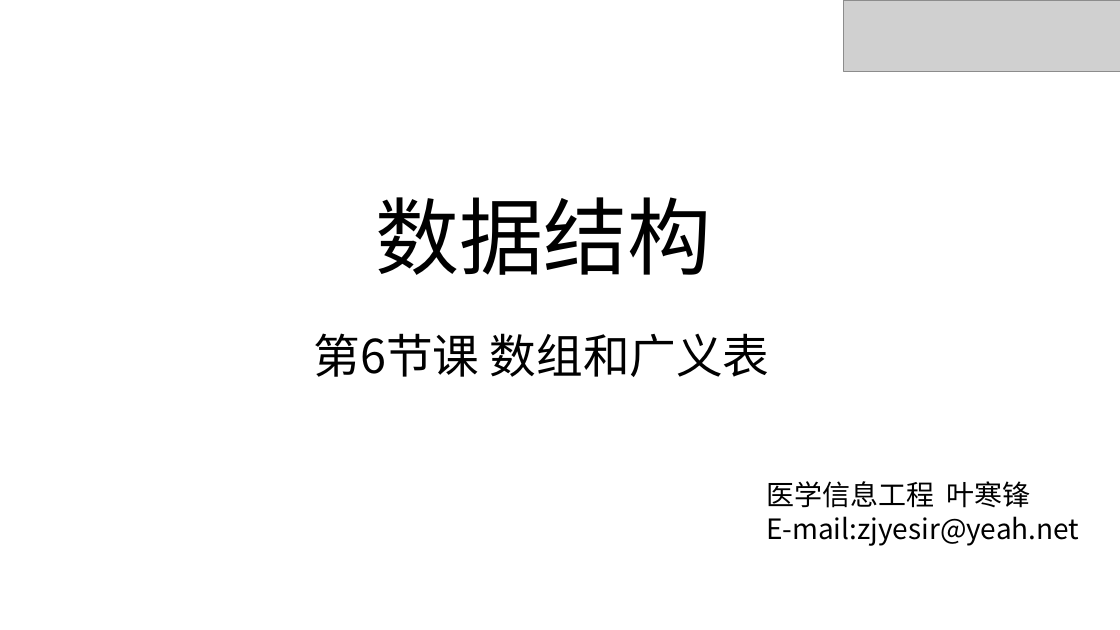
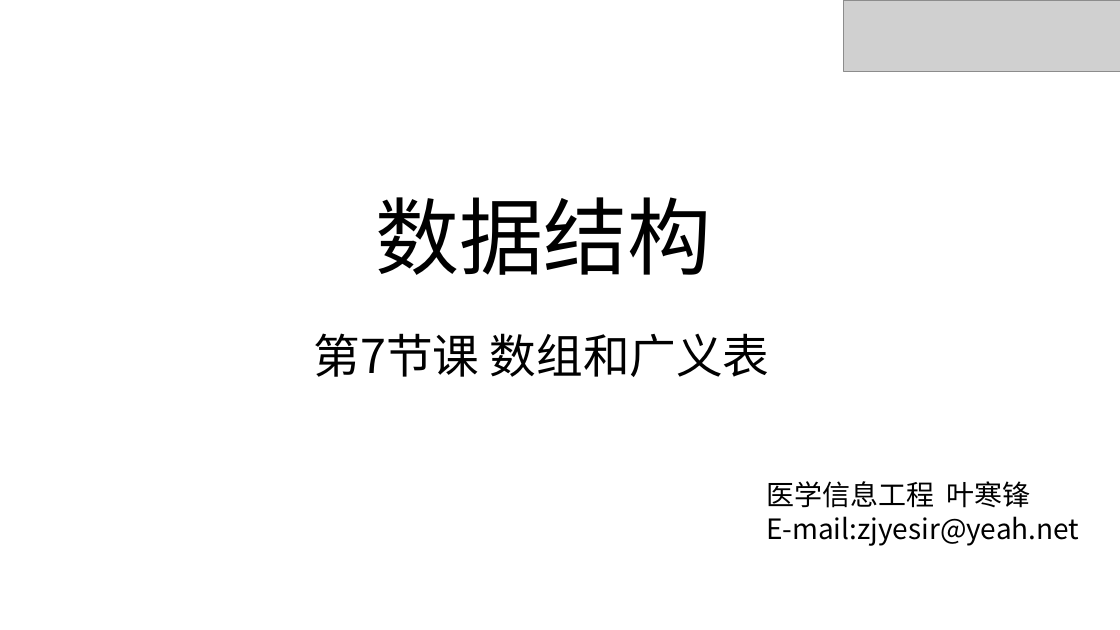
Before and after one commit to zjyesir/hmc_data_structure, a slide deck: slide 1 of ppt/5.数组和广义表.pptx. Drawn at 1120x630 pixels with LibreOffice and Linux fonts; fonts in the diff are those of the drawing; grey boxes stand for pictures; background and template pictures are left out. Boxes give left, top, right and bottom in pixels: in the first picture for what was removed or moved away, otherwise in the second. Text is boxed around its words. In the diff, an @@ line names an element or a change of style, - is before the commit and + after.

```diff
--- a/ppt/5.数组和广义表.pptx
+++ b/ppt/5.数组和广义表.pptx
@@ text at (x1=314, y1=333, x2=770, y2=377): text changed @@
-第6节课 数组和广义表
+第7节课 数组和广义表
```
Also in this commit, not shown: 3 other files.
